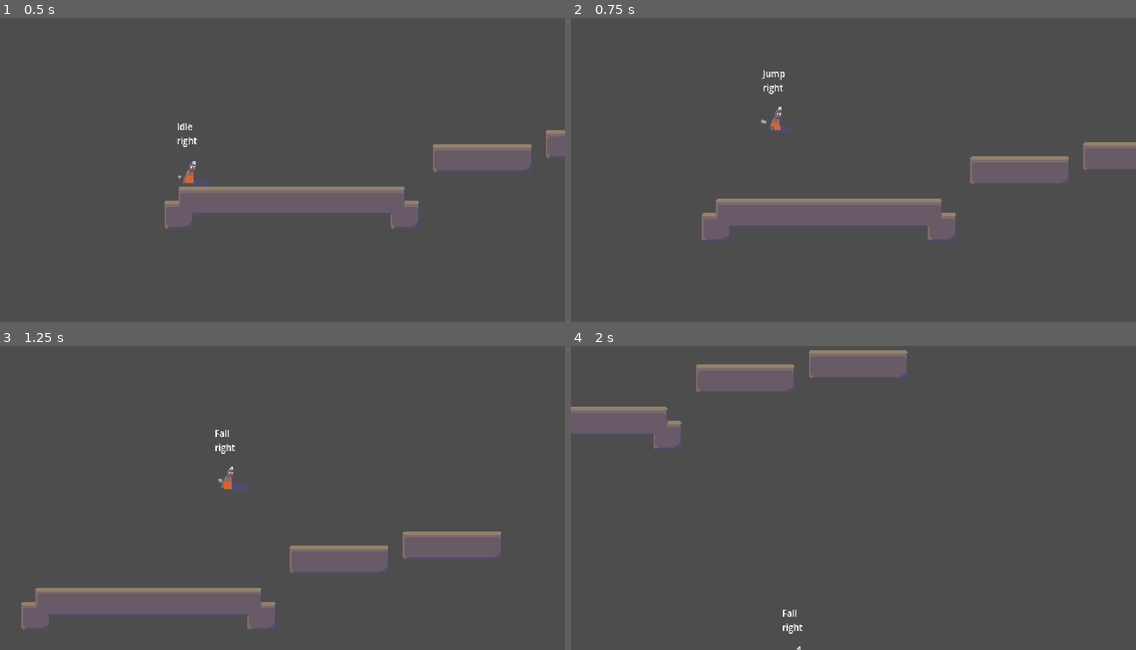
Above: before the commit, frames 1-4 (two rows, left to right).
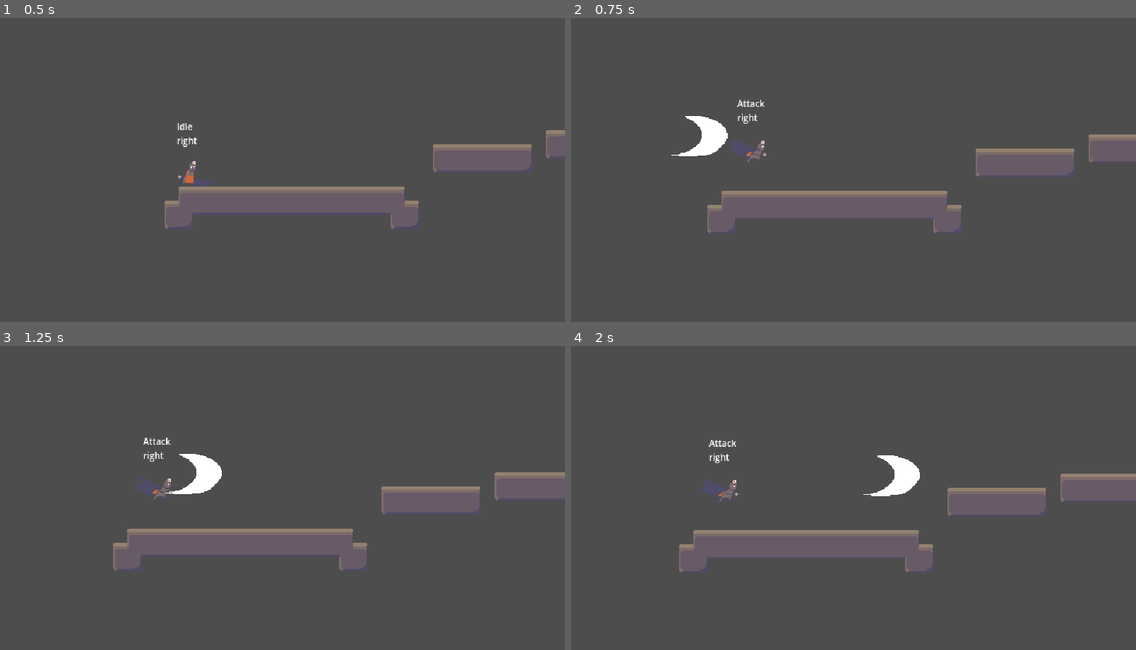
Above: after the commit, the same moments.

Repository: andhedrew/Chop
Game: Godot game, scene res://world.tscn
The game is run twice, just before and just after one commit, with the same random seed, the same clock (stepped at 60 frames per second) and the same inputs.
Inputs:
- Up to frame 1 (0.5 s): no input
- Up to frame 2 (0.75 s): hold Right (right) from 0.53 s (still down); hold Z (jump) from 0.53 s (still down); tap X (attack) at 0.6 s
- Up to frame 3 (1.25 s): keep holding Right (right); keep holding Z (jump)
- Up to frame 4 (2 s): keep holding Right (right); release Z (jump) at 1.28 s; tap Z (jump) at 1.35, 1.52, 1.82 s; tap X (attack) at 1.55 s

Frame 1 is identical in both runs. In frame 2, 6.4% of the frame differs, in the area x 17-100%, y 17-74%; in frame 3, 15%, in the area x 3-100%, y 27-94%; in frame 4, 14%.
Error after the commit: Invalid type in function 'setup' in base 'Area2D (Bullet)'. Cannot convert argument 1 from int to Transform2D. (res://characters/player/states/Attack.gd:11)

Commit message:
Bullets, re-write player animation

Diff:
--- a/Player.gd
+++ b/Player.gd
@@ -5,8 +5,10 @@
 const jump_height = -500.0
 
 var facing := Enums.Facing.RIGHT
+var looking := Enums.Looking.FORWARD
 var default_facing = facing
-var facing_previous_frame = facing
+var facing_last_frame = facing
+
 
 var gravity = ProjectSettings.get_setting("physics/2d/default_gravity")
 
@@ -14,7 +16,8 @@
 var jump: bool
 var dash: bool
 var input: Vector2
-var state:= Enums.State.IDLE
+var state:= "Idle"
+var state_last_frame := state
 
 func _ready():
 	pass
@@ -22,8 +25,10 @@
 
 func _physics_process(delta):
 	get_input()
+	state = $StateMachine.state.name
 	_set_debug_labels()
 	handle_facing()
+	state_last_frame = state
 
 
 func _set_debug_labels() -> void:
@@ -31,7 +36,7 @@
 		Enums.Facing.LEFT: $Facing.text = "left"
 		Enums.Facing.RIGHT: $Facing.text = "right"
 
-	$State.text = $StateMachine.state.name
+	$State.text = state
 
 
 func get_input() -> void:
@@ -44,6 +49,7 @@
 
 func handle_facing() -> void:
 	if input.y == 0:
+		looking = Enums.Looking.FORWARD
 		if input.x > 0:
 			facing = Enums.Facing.RIGHT
 			default_facing = facing
@@ -53,12 +59,13 @@
 		else:
 			facing = default_facing
 	elif input.y < 0:
-		facing = Enums.Facing.UP
+		looking = Enums.Looking.UP
 	elif input.y > 0:
-		facing = Enums.Facing.DOWN
-	if facing_previous_frame != facing:
+		looking = Enums.Looking.DOWN
+	if facing_last_frame != facing:
 		GameEvents.player_changed_facing.emit(facing)
-	facing_previous_frame = facing
+	facing_last_frame = facing
+
 	if input.x > 0:
 		$Pivot.transform.x.x = 1
 	elif input.x < 0:
--- a/autoloads/Enums.gd
+++ b/autoloads/Enums.gd
@@ -2,4 +2,5 @@
 
 enum State {IDLE, MOVE, WALK, JUMP, FALL, DEAD, ATTACK, HURT, RELOADING, EXECUTE, CUTSCENE, DASH}
 
-enum Facing {RIGHT, DOWN, LEFT, UP}
+enum Facing {RIGHT,LEFT}
+enum Looking {UP, FORWARD, DOWN}
--- /dev/null
+++ b/bullets/bullet.gd
@@ -0,0 +1,45 @@
+class_name Bullet
+extends Area2D
+
+var default_speed := 200
+var travelled_distance := 0
+var max_range := 300
+var speed := 200
+var spread := 0
+
+func _init():
+	set_as_top_level(true)
+
+
+# Called when the node enters the scene tree for the first time.
+func _ready():
+	pass # Replace with function body.
+
+
+# Called every frame. 'delta' is the elapsed time since the previous frame.
+func _physics_process(delta):
+	var motion : Vector2 = transform.x * speed * delta
+
+	position += motion
+	travelled_distance += speed * delta
+	if travelled_distance > max_range:
+		_destroy()
+
+
+func setup(
+	new_global_transform: Transform2D,
+	new_range: float,
+	new_speed:= default_speed,
+	new_rotation := 0,
+	new_spread := 0
+) -> void:
+	transform = new_global_transform
+	max_range = new_range
+	speed = new_speed
+	rotation = new_rotation
+	spread = new_spread
+
+
+func _destroy() -> void:
+	queue_free()
+	pass
--- /dev/null
+++ b/bullets/slash_bullet.tscn
@@ -0,0 +1,24 @@
+[gd_scene load_steps=5 format=3 uid="uid://d3hyiee47fjp7"]
+
+[ext_resource type="Script" path="res://bullets/bullet.gd" id="1_kec4k"]
+[ext_resource type="Texture2D" uid="uid://tbobrslot2us" path="res://sprites/bullet_sprites/slash_bullet.png" id="2_6yh81"]
+[ext_resource type="PackedScene" uid="uid://cxfiuhgots5lg" path="res://hitboxes/Hitbox.tscn" id="3_n5uxa"]
+
+[sub_resource type="CircleShape2D" id="CircleShape2D_ct61y"]
+radius = 23.0217
+
+[node name="slash_bullet" type="Area2D"]
+script = ExtResource("1_kec4k")
+
+[node name="Sprite2D" type="Sprite2D" parent="."]
+texture = ExtResource("2_6yh81")
+hframes = 3
+frame = 1
+
+[node name="Hitbox" parent="." instance=ExtResource("3_n5uxa")]
+
+[node name="CollisionShape2D" parent="Hitbox" index="0"]
+position = Vector2(7, 2)
+shape = SubResource("CircleShape2D_ct61y")
+
+[editable path="Hitbox"]
--- a/characters/Player/player.tscn
+++ b/characters/Player/player.tscn
@@ -518,13 +518,13 @@
 texture = ExtResource("3_fpyci")
 hframes = 10
 vframes = 9
-frame = 10
+frame = 40
 
 [node name="Body" type="Sprite2D" parent="Pivot"]
 texture = ExtResource("4_xrcf8")
 hframes = 10
 vframes = 9
-frame = 9
+frame = 40
 
 [node name="AnimationPlayer" type="AnimationPlayer" parent="Pivot"]
 libraries = {
--- a/characters/player/PlayerAnimationController.gd
+++ b/characters/player/PlayerAnimationController.gd
@@ -3,64 +3,70 @@
 @onready var state
 
 var facing = Enums.Facing.RIGHT
-
+@onready var state_last_frame = owner.state
 @onready var animation_player := $AnimationPlayer
 @onready var effects_player := $EffectsPlayer
+var is_landing := false
 
-var landing := false
-var played_death_animation := false
-var died_in_the_air := false
-var play_alt_slash_attack := false
-var double_jump_available := false
 
 func _ready():
-	GameEvents.player_changed_facing.connect(_set_facing)
-	GameEvents.player_changed_state.connect(_set_state)
-	GameEvents.player_health_changed.connect(_damage_effects)
-	GameEvents.double_jump_refreshed.connect(_double_jump_refreshed_effects)
+	pass
 
 
 
 func _physics_process(_delta):
-	if not landing and not died_in_the_air:
-		if state == "Idle":
-			if facing == Enums.Facing.UP:animation_player.play("idle_looking_up")
-			else:animation_player.play("idle")
-		elif state == "Walk":
-			if facing == Enums.Facing.UP:animation_player.play("walk_looking_up")
-			else:animation_player.play("walk")
-		elif state == "Jump":
-#			$DoubleJumpCloud.emitting = false
-			if facing == Enums.Facing.UP:animation_player.play("jump_looking_up")
-			else:animation_player.play("jump")
-		elif state == "Fall":
-			if facing == Enums.Facing.UP:animation_player.play("fall_looking_up")
-			else:animation_player.play("fall")
-		elif state == "Attack":
-			if facing == Enums.Facing.UP and !play_alt_slash_attack:
-				animation_player.play("attack_looking_up")
-			elif facing == Enums.Facing.UP and play_alt_slash_attack:
-				animation_player.play("alt_attack_looking_up")
-			elif play_alt_slash_attack:
-				animation_player.play("attack")
-			else:
-				animation_player.play("alt_slash_attack")
-		elif state == "Execute":
-			animation_player.play("execute")
-		elif state == "Cutscene":
-			animation_player.play("watch")
 
+	if state_last_frame == "Fall" and owner.state != "Fall":
+		is_landing = true
+
+	match owner.looking:
+		Enums.Looking.UP:
+			match owner.state:
+				"Idle":
+					if is_landing:
+						animation_player.play("landing_looking_up")
+						await animation_player.animation_finished
+						is_landing = false
+					else: animation_player.play("idle_looking_up")
+
+				"Walk":
+					if is_landing:
+						animation_player.play("landing_looking_up")
+						await animation_player.animation_finished
+						is_landing = false
+					else: animation_player.play("walk_looking_up")
+				"Attack": animation_player.play("attack_looking_up")
+				"Jump":  animation_player.play("jump_looking_up")
+				"Fall":  animation_player.play("fall_looking_up")
+				"Execute":  animation_player.play("execute")
+				"Cutscene": pass
+		_:
+			match owner.state:
+				"Idle":
+					if is_landing:
+						animation_player.play("landing")
+						await animation_player.animation_finished
+						is_landing = false
+					else: animation_player.play("idle")
+				"Walk":
+					if is_landing:
+						animation_player.play("landing")
+						await animation_player.animation_finished
+						is_landing = false
+					else: animation_player.play("walk")
+				"Attack": animation_player.play("attack")
+				"Jump":  animation_player.play("jump")
+				"Fall":  animation_player.play("fall")
+				"Execute":  animation_player.play("execute")
+				"Cutscene": pass
+
+	state_last_frame = owner.state
 
 func _set_state(next_state):
 	if state == "Fall" and (next_state == "Idle" or next_state == "Walk"):
-		if facing == Enums.Facing.UP:animation_player.play("landing_looking_up")
+		if owner.looking == Enums.Looking.UP: animation_player.play("landing_looking_up")
 		else:animation_player.play("landing")
-		landing = true
-#		var landing_dust = preload("res://vfx/puff_of_dust.tscn").instantiate()
-#		landing_dust.position = global_position
-#		landing_dust.emitting = true
-#		get_tree().get_root().add_child(landing_dust)
-#		$DoubleJumpCloud.emitting = false
+	await animation_player.animation_finished
 	state = next_state
 
 
@@ -83,13 +89,3 @@
 		effects_player.play("take_damage")
 	else:
 		effects_player.play("heal")
-
-
-
-func _double_jump_refreshed_effects() -> void:
-	double_jump_available = true
-	effects_player.play("refresh_jump")
-#	$DoubleJumpCloud.emitting = true
-
-func _finished_landing() -> void:
-	landing = false
--- a/characters/player/states/Attack.gd
+++ b/characters/player/states/Attack.gd
@@ -1,4 +1,15 @@
 extends State
 
 func enter(_msg := {}) -> void:
+	var bullet = preload("res://bullets/slash_bullet.tscn").instantiate()
+	add_child(bullet)
+	var transform := 0
+	var fire_range := 50
+	var speed := 50
+	var spread := 0
+	var rotation := 180
+	bullet.setup(transform, fire_range, speed, rotation, spread)
+
+
+func physics_update(delta: float) -> void:
 	pass
--- a/characters/player/states/Fall.gd
+++ b/characters/player/states/Fall.gd
@@ -12,3 +12,6 @@
 
 	if owner.is_on_floor():
 		state_machine.transition_to("Idle")
+
+	if Input.is_action_just_pressed("attack"):
+		state_machine.transition_to("Attack")
--- a/characters/player/states/Idle.gd
+++ b/characters/player/states/Idle.gd
@@ -18,3 +18,6 @@
 		state_machine.transition_to("Jump")
 	elif Input.is_action_pressed("left") or Input.is_action_pressed("right"):
 		state_machine.transition_to("Walk")
+
+	if Input.is_action_just_pressed("attack"):
+		state_machine.transition_to("Attack")
--- a/characters/player/states/Jump.gd
+++ b/characters/player/states/Jump.gd
@@ -21,3 +21,6 @@
 
 	if owner.velocity.y > 0:
 		state_machine.transition_to("Fall")
+
+	if Input.is_action_just_pressed("attack"):
+		state_machine.transition_to("Attack")
--- a/characters/player/states/Walk.gd
+++ b/characters/player/states/Walk.gd
@@ -21,3 +21,6 @@
 		state_machine.transition_to("Jump")
 	elif is_equal_approx(input_direction_x, 0.0):
 		state_machine.transition_to("Idle")
+
+	if Input.is_action_just_pressed("attack"):
+		state_machine.transition_to("Attack")
--- a/project.godot
+++ b/project.godot
@@ -97,6 +97,11 @@
 "events": [Object(InputEventKey,"resource_local_to_scene":false,"resource_name":"","device":-1,"window_id":0,"alt_pressed":false,"shift_pressed":false,"ctrl_pressed":false,"meta_pressed":false,"pressed":false,"keycode":0,"physical_keycode":32,"key_label":0,"unicode":32,"echo":false,"script":null)
 ]
 }
+quit={
+"deadzone": 0.5,
+"events": [Object(InputEventKey,"resource_local_to_scene":false,"resource_name":"","device":-1,"window_id":0,"alt_pressed":false,"shift_pressed":false,"ctrl_pressed":false,"meta_pressed":false,"pressed":false,"keycode":0,"physical_keycode":4194305,"key_label":0,"unicode":0,"echo":false,"script":null)
+]
+}
 
 [layer_names]
 
--- /dev/null
+++ b/world.gd
@@ -0,0 +1,12 @@
+extends Node2D
+
+
+# Called when the node enters the scene tree for the first time.
+func _ready():
+	pass # Replace with function body.
+
+
+# Called every frame. 'delta' is the elapsed time since the previous frame.
+func _process(delta):
+	if Input.is_action_just_pressed("quit"):
+		get_tree().reload_current_scene()
--- a/world.tscn
+++ b/world.tscn
@@ -1,6 +1,7 @@
-[gd_scene load_steps=6 format=3 uid="uid://cme8ny3tinjf3"]
+[gd_scene load_steps=7 format=3 uid="uid://cme8ny3tinjf3"]
 
-[ext_resource type="PackedScene" path="res://characters/Player/player.tscn" id="1_371ql"]
+[ext_resource type="PackedScene" uid="uid://bu3y65bfp3aey" path="res://characters/player/player.tscn" id="1_371ql"]
+[ext_resource type="Script" path="res://world.gd" id="1_nxsgc"]
 [ext_resource type="Texture2D" uid="uid://dqea07rrxn0mr" path="res://sprites/tilesets/base_tileset.png" id="3_ngx7p"]
 [ext_resource type="Script" path="res://Camera.gd" id="4_e8jus"]
 
@@ -592,6 +593,7 @@
 sources/0 = SubResource("TileSetAtlasSource_u3ycg")
 
 [node name="World" type="Node2D"]
+script = ExtResource("1_nxsgc")
 
 [node name="Player" parent="." instance=ExtResource("1_371ql")]
 collision_mask = 3
Binary file added: sprites/bullet_sprites/slash_bullet.png
Not shown, changed: sprites/bullet_sprites/slash_bullet.png.import
